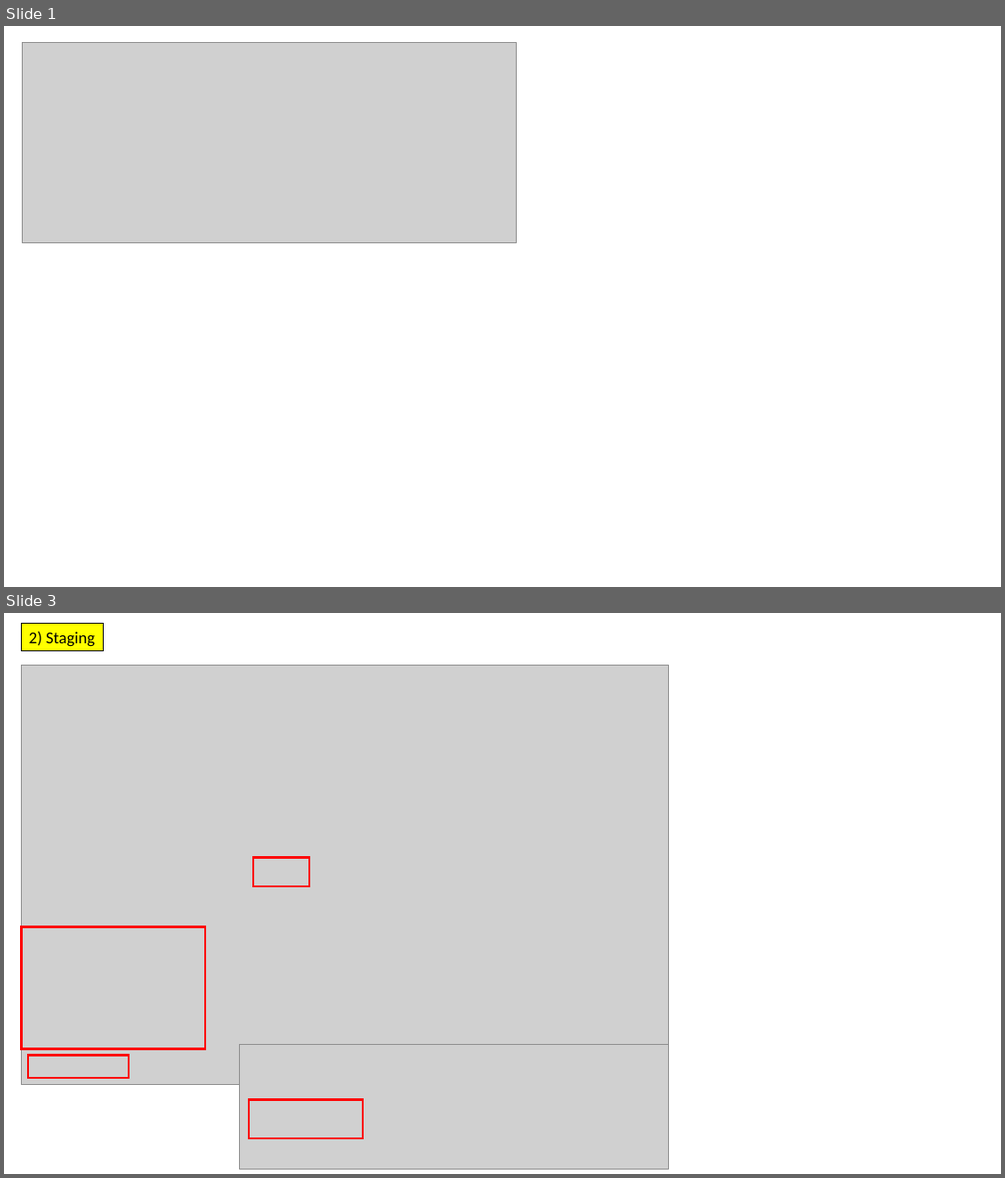
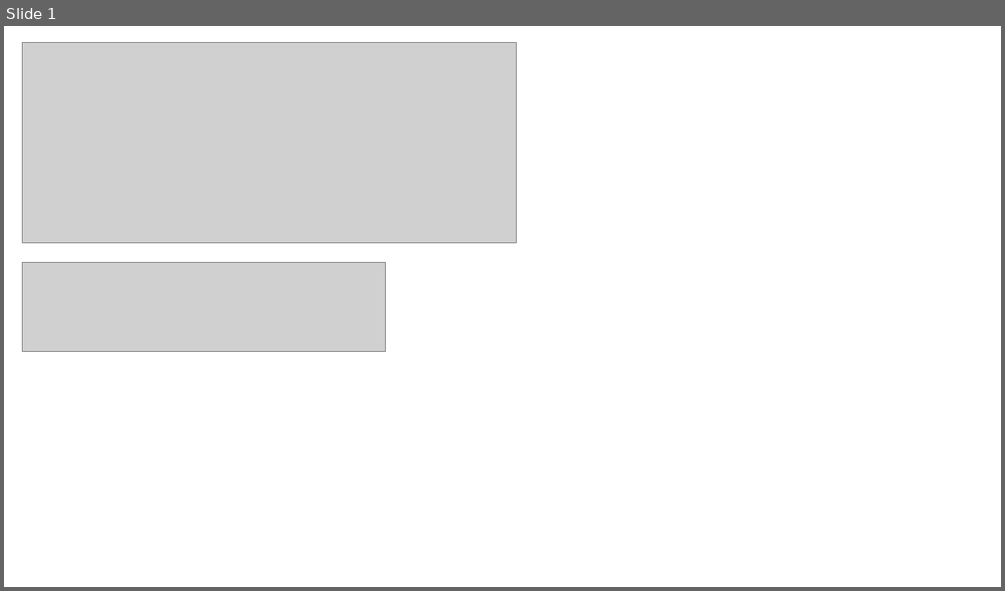
Before and after one commit to MarioQuijije/Data-Engineer, a slide deck: 2_ADF/PPT/15_Interview Questions/1_Azurelib/2_ADF/Question 38.pptx. Shown one above the other, each under a label of ours: slides 1 and 3 before the commit, slide 1 after it; the slides between them are not shown. The pictures are 1005x1178 and 1005x591 pixels, drawn with LibreOffice and Linux fonts; fonts in the diff are those of the drawing; grey boxes stand for pictures. Boxes give left, top, right and bottom in pixels: in the first picture for what was removed or moved away, otherwise in the second. Text is boxed around its words. In the diff, an @@ line names an element or a change of style, - is before the commit and + after.

```diff
--- a/2_ADF/PPT/15_Interview Questions/1_Azurelib/2_ADF/Question 38.pptx
+++ b/2_ADF/PPT/15_Interview Questions/1_Azurelib/2_ADF/Question 38.pptx
@@ slide 3 removed at [4, 613, 1001, 1174], background #FFFFFF @@
@@ rectangle removed at [21, 624, 104, 651] @@
-2) Staging
@@ picture removed at [21, 665, 668, 1084] @@
@@ rectangle removed at [253, 858, 310, 887] @@
@@ rectangle removed at [21, 927, 205, 1049] @@
@@ rectangle removed at [28, 1055, 129, 1078] @@
@@ picture removed at [240, 1045, 669, 1168] @@
@@ rectangle removed at [250, 1100, 363, 1138] @@
@@ slide 1 changed as well @@
@@ picture added at [22, 262, 386, 351] @@
```
Also in this commit, not shown: 1 other slide changed, 2 slides added.
